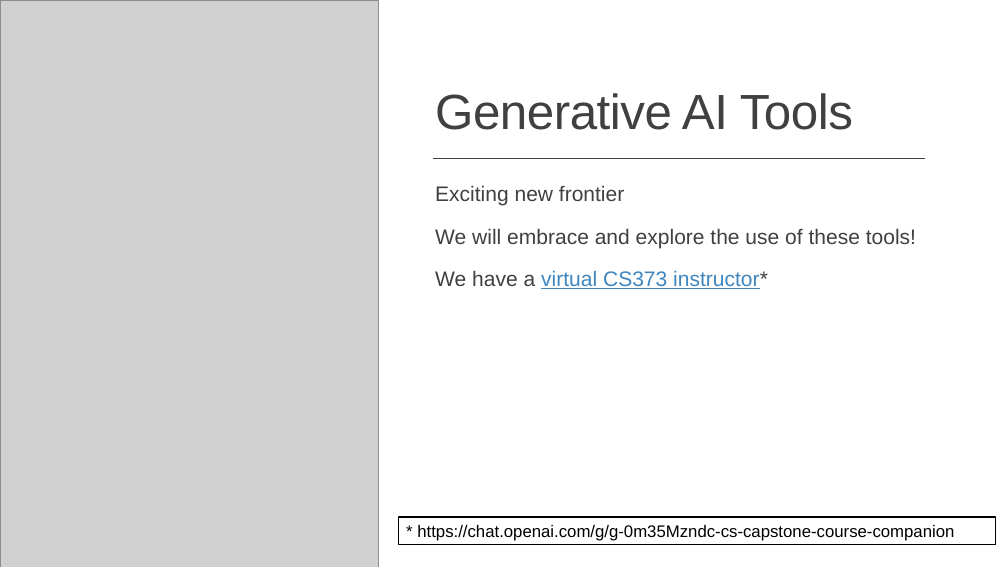
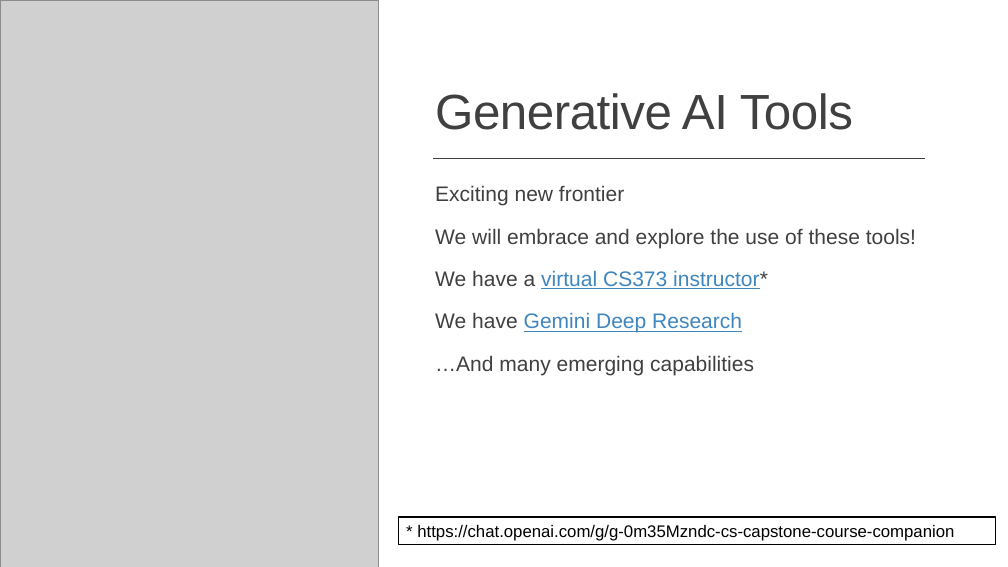
Before and after one commit to maherou/Teaching, a slide deck: slide 9 of files/CS373/IntroToCompSciResearch.pptx. Drawn at 1008x567 pixels with LibreOffice and Linux fonts; fonts in the diff are those of the drawing; grey boxes stand for pictures. Boxes give left, top, right and bottom in pixels: in the first picture for what was removed or moved away, otherwise in the second. Text is boxed around its words. In the diff, an @@ line names an element or a change of style, - is before the commit and + after.

```diff
--- a/files/CS373/IntroToCompSciResearch.pptx
+++ b/files/CS373/IntroToCompSciResearch.pptx
@@ text at (435, 312, 754, 375): paragraphs added @@
+  We have Gemini Deep Research
+  …And many emerging capabilities
```
Also in this commit, not shown: 4 other files.
